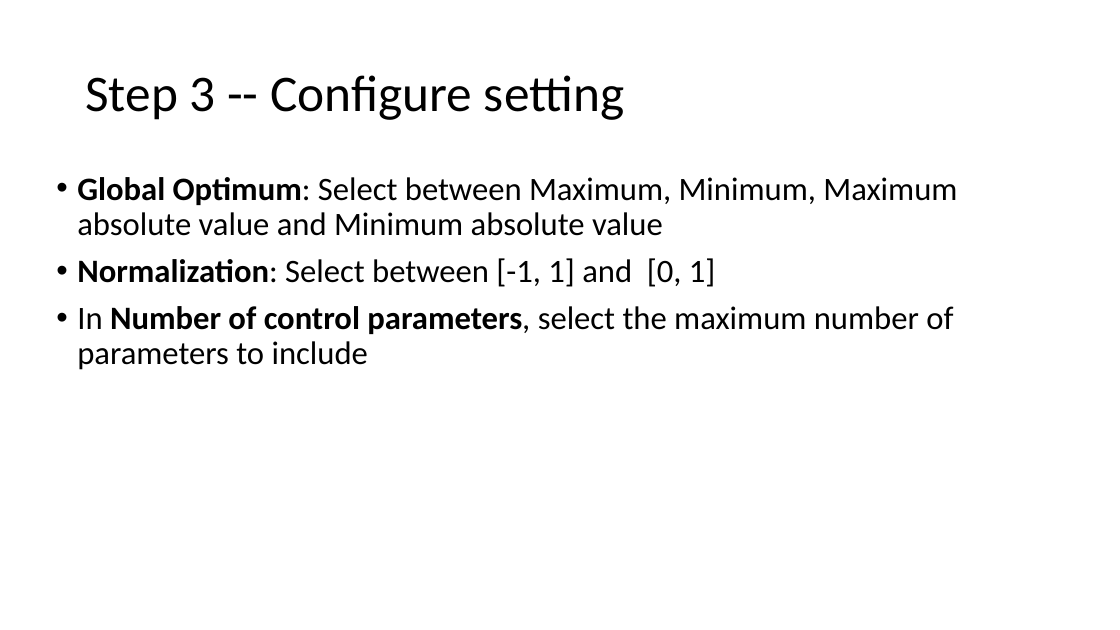
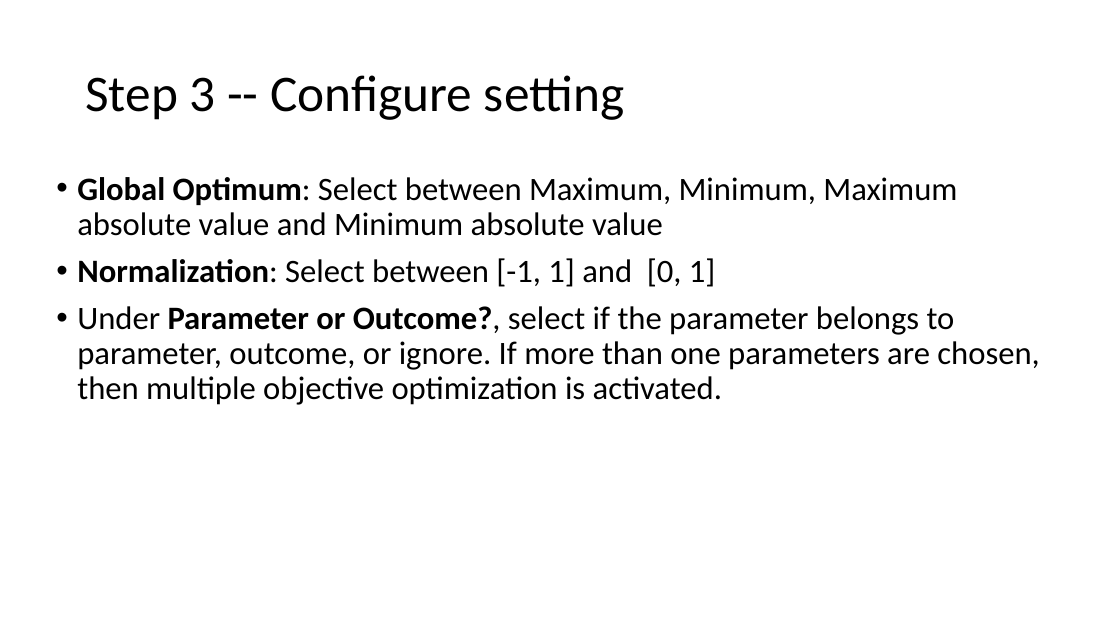
Before and after one commit to cuzno200161/CSR-software, a slide deck: slide 10 of CSR APP Instruction.pptx. Drawn at 1120x630 pixels with LibreOffice and Linux fonts; fonts in the diff are those of the drawing. Boxes give left, top, right and bottom in pixels: in the first picture for what was removed or moved away, otherwise in the second. Text is boxed around its words. In the diff, an @@ line names an element or a change of style, - is before the commit and + after.

```diff
--- a/CSR APP Instruction.pptx
+++ b/CSR APP Instruction.pptx
@@ text at [77,306,1039,405]: text changed @@
-• In Number of control parameters, select the maximum number of parameters to include
+• Under Parameter or Outcome?, select if the parameter belongs to parameter, outcome, or ignore. If more than one parameters are chosen, then multiple objective optimization is activated.
```
Also in this commit, not shown: 7 other slides changed, 2 other files.
